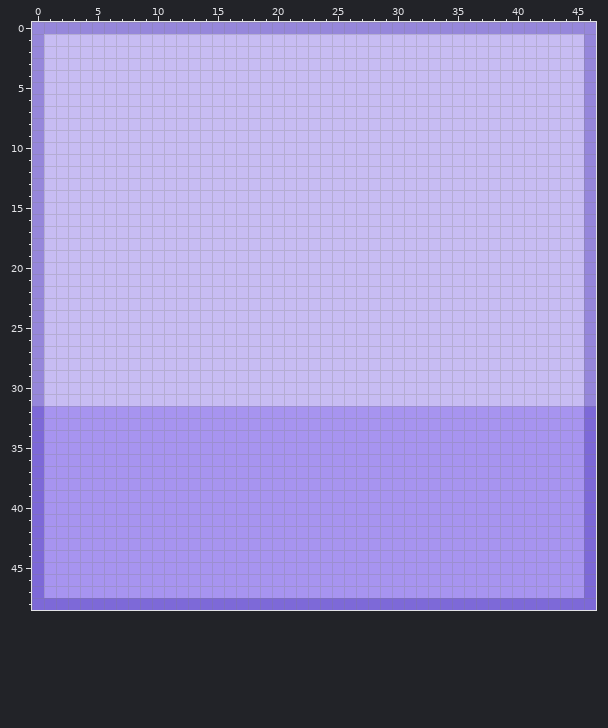
Two versions of one pixel-art sprite, tests/__snapshots__/test_avatar/test_generate_avatar_from_styles[snowball].png. The first picture shows the starting point.
The file is 141x147 pixels, drawn in blocks of 3x3; one block is one cell here. Colours within 5 levels of each other are drawn and written as one.
The same view after the edit:
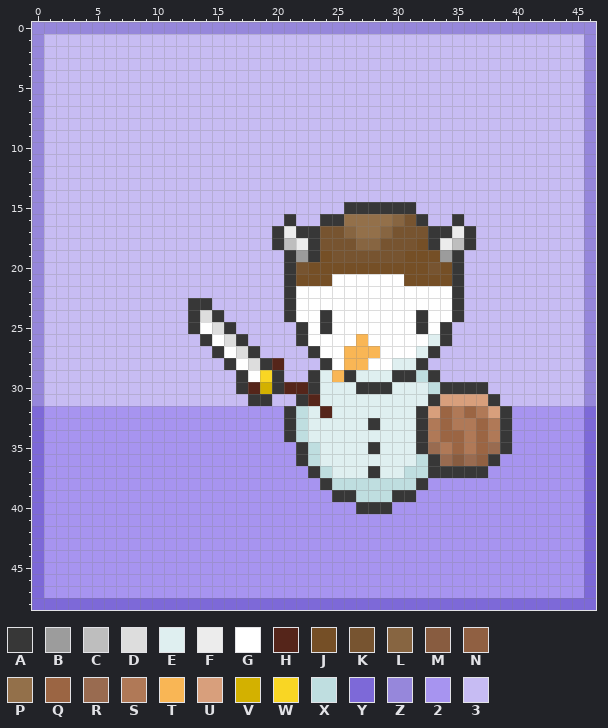
Palette (. is transparent): A #373737  B #9c9c9c  C #bebebe  D #dddddd  E #dfeff0  F #ececec  G #ffffff  H #55251a  J #754f26  K #775430  L #876541  M #885c40  N #906042  P #93704a  Q #9b6543  R #996b50  S #b07957  T #f9b655  U #d89f7c  V #d3b100  W #f9d624  X #bfdee0  Y #7d69d8  Z #9687db  2 #a794f0  3 #c7bcf3
From the commit log: Fix bug in avatar generation with snowball and shinySeed buffs
Changes in this commit:
@@ x 11..41 @@
 14 3333333333333333333333333333333
-15 3333333333333333333333333333333
-16 3333333333333333333333333333333
-17 3333333333333333333333333333333
-18 3333333333333333333333333333333
-19 3333333333333333333333333333333
-20 3333333333333333333333333333333
-21 3333333333333333333333333333333
-22 3333333333333333333333333333333
-23 3333333333333333333333333333333
-24 3333333333333333333333333333333
-25 3333333333333333333333333333333
-26 3333333333333333333333333333333
-27 3333333333333333333333333333333
-28 3333333333333333333333333333333
-29 3333333333333333333333333333333
-30 3333333333333333333333333333333
-31 3333333333333333333333333333333
-32 2222222222222222222222222222222
-33 2222222222222222222222222222222
-34 2222222222222222222222222222222
-35 2222222222222222222222222222222
-36 2222222222222222222222222222222
-37 2222222222222222222222222222222
-38 2222222222222222222222222222222
-39 2222222222222222222222222222222
-40 2222222222222222222222222222222
+15 333333333333333AAAAAA3333333333
+16 3333333333A33AAPPPPLKA33A333333
+17 333333333AFAAKKLPPLKKKAAFA33333
+18 333333333ACFAKKKLLKKKJAFCA33333
+19 3333333333ABAJKKKKKKJJJBA333333
+20 3333333333AKJJJJJJJJJJKJA333333
+21 3333333333AJJJGGGGGGJJJJA333333
+22 3333333333AGGGGGGGGGGGGGA333333
+23 33AA333333AGGGGGGGGGGGGGA333333
+24 33ADA33333AGGAGGGGGGGAGGA333333
+25 33AGDA33333AGAGGGGGGGAGA3333333
+26 333AGDA3333AGGGGTGGGGGEA3333333
+27 3333AGDA3333AGGTTTGGGEA33333333
+28 33333AGDAH333AGTTGGEEA333333333
+29 333333AGWA33AETAEEEAAXA33333333
+30 333333AHVAHHAEEEAAAEEEXAAAA3333
+31 3333333AA33AHEEEEEEEEEAUUUUA333
+32 2222222222AXEHEEEEEEEAUQSQSUA22
+33 2222222222AXEEEEEAEEEASQSSQSA22
+34 2222222222AXEEEEEEEEEASQQSQSA22
+35 22222222222AXEEEEAEEEARSQSQRA22
+36 22222222222AXEEEEEEEEXARMRNA222
+37 222222222222AXEEEAEEXXAAAAA2222
+38 2222222222222AXXXXXXXA222222222
+39 22222222222222AAXXXAA2222222222
+40 2222222222222222AAA222222222222
 41 2222222222222222222222222222222
Where, in picture pixels (left, top, right, bottom), the same in both pictures:
changed: (188, 202, 512, 514)
